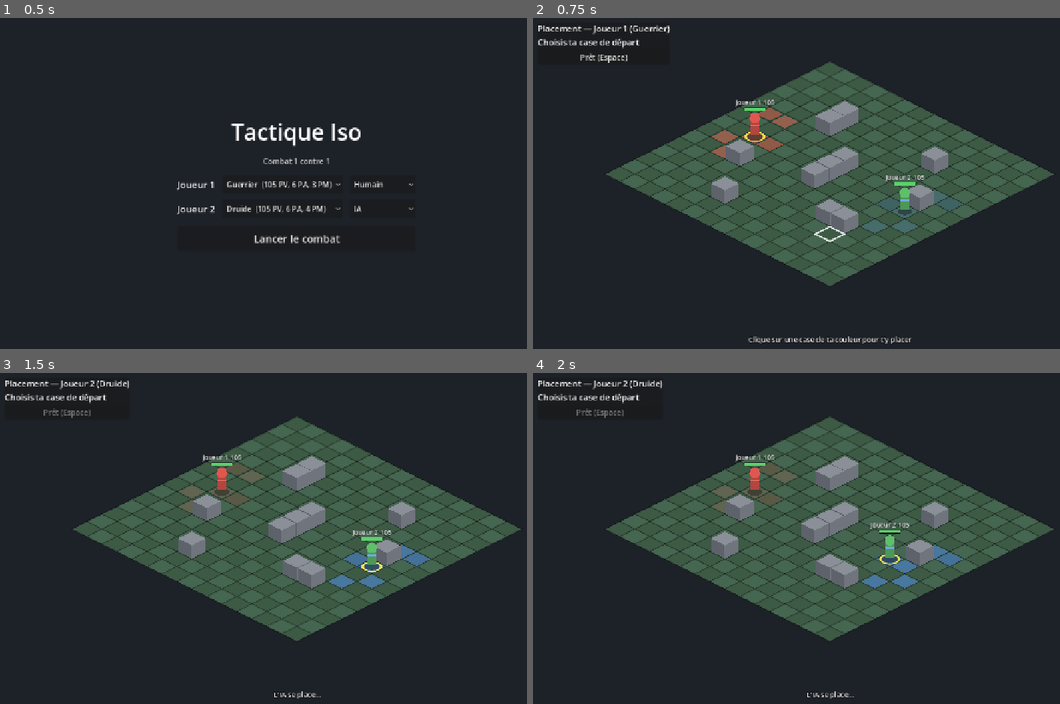
Above: before the commit, frames 1-4 (two rows, left to right).
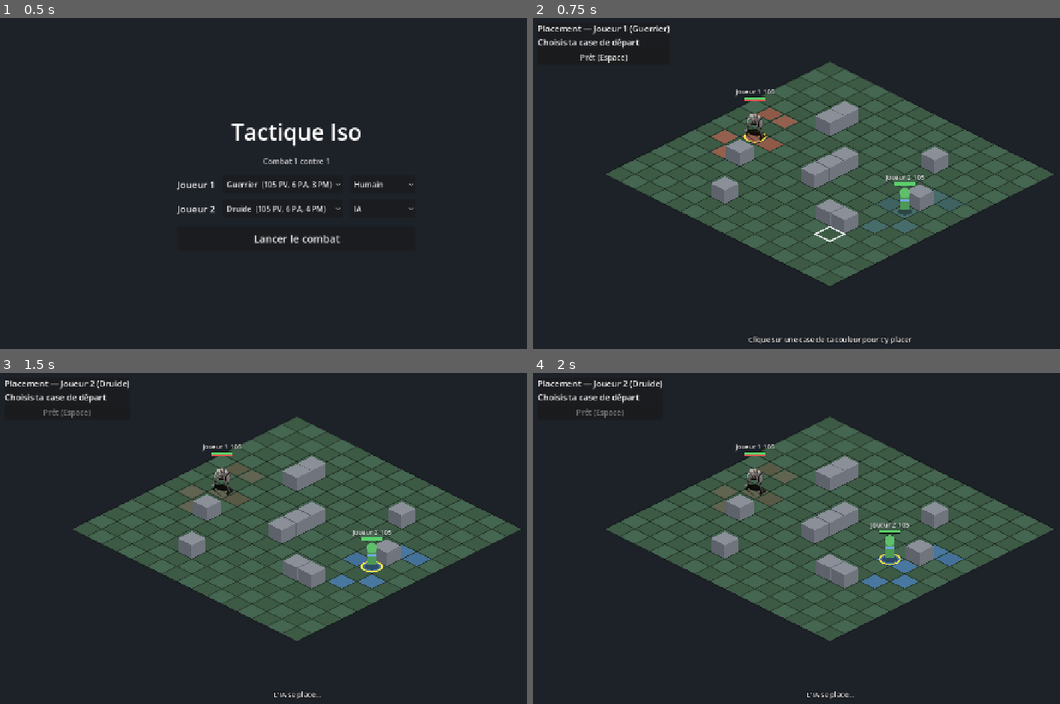
Above: after the commit, the same moments.

Repository: GuenotF/Dingus
Game: Godot game, scene res://scenes/menu.tscn
The game is run twice, just before and just after one commit, with the same random seed, the same clock (stepped at 60 frames per second) and the same inputs.
Inputs:
- Up to frame 1 (0.5 s): no input
- Up to frame 2 (0.75 s): click "Lancer le combat" at 0.5 s
- Up to frame 3 (1.5 s): click "Prêt (Espace)" at 1.25 s
- Up to frame 4 (2 s): no input

Frame 1 is identical in both runs. In frame 2, 0.5% of the frame differs, in the area x 38-46%, y 21-38%; in frame 3, 0.5%; in frame 4, 0.5%, in the area x 38-70%, y 21-58%.

Commit message:
Guerrier animé avec le pack 2D HD Character Knight
- CharacterSprites / CharacterAnimation : planches à 8 directions,
  4 utilisées sur la grille iso, réglables dans l'inspecteur
- FighterView : sprite animé (attente, marche, coup reçu, mort),
  orientation vers la cible, animation propre à chaque sort
  (Coup d'épée, Charge en salto, Repousser au pied, Cri)
- Chiffres de dégâts au-dessus du nom
- Images en Git classique (4 Mo) au lieu de Git LFS

Co-Authored-By: Claude Opus 5.5 <noreply@anthropic.com>
Claude-Session: https://claude.ai/code/session_016TqoMGpG5jku75qaKDTUnG

Diff:
--- a/data/classes/guerrier.tres
+++ b/data/classes/guerrier.tres
@@ -6,6 +6,7 @@
 [ext_resource type="Resource" path="res://data/spells/guerrier_charge.tres" id="4_5ov2b"]
 [ext_resource type="Resource" path="res://data/spells/guerrier_repousser.tres" id="5_sjibn"]
 [ext_resource type="Resource" path="res://data/spells/guerrier_cri.tres" id="6_hs0jc"]
+[ext_resource type="Resource" path="res://data/sprites/knight.tres" id="7_lqkkp"]
 
 [resource]
 script = ExtResource("1_agf2w")
@@ -13,3 +14,4 @@
 color = Color(0.8784314, 0.34117648, 0.30980393, 1)
 max_hp = 105
 spells = Array[ExtResource("2_lqkkp")]([ExtResource("3_cgr3x"), ExtResource("4_5ov2b"), ExtResource("5_sjibn"), ExtResource("6_hs0jc")])
+sprites = ExtResource("7_lqkkp")
--- a/data/spells/guerrier_charge.tres
+++ b/data/spells/guerrier_charge.tres
@@ -13,6 +13,7 @@
 script = ExtResource("2_6x3r5")
 spell_name = "Charge"
 pa_cost = 2
+animation = "jump"
 range_min = 2
 range_max = 3
 line_only = true
--- a/data/spells/guerrier_coup_epee.tres
+++ b/data/spells/guerrier_coup_epee.tres
@@ -11,4 +11,5 @@
 [resource]
 script = ExtResource("2_jiojc")
 spell_name = "Coup d'épée"
+animation = "melee"
 effects = Array[ExtResource("1_jvyc3")]([SubResource("Resource_s7mkm")])
--- a/data/spells/guerrier_repousser.tres
+++ b/data/spells/guerrier_repousser.tres
@@ -16,6 +16,7 @@
 [resource]
 script = ExtResource("2_ap341")
 spell_name = "Repousser"
+animation = "kick"
 target_rule = 2
 effects = Array[ExtResource("1_jm5op")]([SubResource("Resource_2wkwi"), SubResource("Resource_1qrl8")])
 casts_per_turn = 1
--- /dev/null
+++ b/data/sprites/knight.tres
@@ -0,0 +1,64 @@
+[gd_resource type="Resource" script_class="CharacterSprites" load_steps=19 format=3]
+
+[ext_resource type="Script" path="res://scripts/view/character_animation.gd" id="1_g1m66"]
+[ext_resource type="Texture2D" path="res://assets/characters/knight/idle.png" id="2_657wq"]
+[ext_resource type="Texture2D" path="res://assets/characters/knight/walk.png" id="3_gu6yt"]
+[ext_resource type="Texture2D" path="res://assets/characters/knight/take_damage.png" id="4_jv5sw"]
+[ext_resource type="Texture2D" path="res://assets/characters/knight/die.png" id="5_g8jhm"]
+[ext_resource type="Texture2D" path="res://assets/characters/knight/melee.png" id="6_m503u"]
+[ext_resource type="Texture2D" path="res://assets/characters/knight/kick.png" id="7_rd6sa"]
+[ext_resource type="Texture2D" path="res://assets/characters/knight/front_flip.png" id="8_stbfs"]
+[ext_resource type="Texture2D" path="res://assets/characters/knight/cast_spell.png" id="9_u7rb1"]
+[ext_resource type="Script" path="res://scripts/view/character_sprites.gd" id="10_4ey2i"]
+
+[sub_resource type="Resource" id="Resource_wqhbv"]
+script = ExtResource("1_g1m66")
+texture = ExtResource("2_657wq")
+fps = 12.0
+loop = true
+
+[sub_resource type="Resource" id="Resource_vx3fw"]
+script = ExtResource("1_g1m66")
+name = "walk"
+texture = ExtResource("3_gu6yt")
+fps = 20.0
+loop = true
+
+[sub_resource type="Resource" id="Resource_dkssb"]
+script = ExtResource("1_g1m66")
+name = "hit"
+texture = ExtResource("4_jv5sw")
+fps = 24.0
+
+[sub_resource type="Resource" id="Resource_m681c"]
+script = ExtResource("1_g1m66")
+name = "die"
+texture = ExtResource("5_g8jhm")
+
+[sub_resource type="Resource" id="Resource_kkx1n"]
+script = ExtResource("1_g1m66")
+name = "melee"
+texture = ExtResource("6_m503u")
+fps = 30.0
+
+[sub_resource type="Resource" id="Resource_nqvoq"]
+script = ExtResource("1_g1m66")
+name = "kick"
+texture = ExtResource("7_rd6sa")
+fps = 30.0
+
+[sub_resource type="Resource" id="Resource_gqsl0"]
+script = ExtResource("1_g1m66")
+name = "jump"
+texture = ExtResource("8_stbfs")
+fps = 32.0
+
+[sub_resource type="Resource" id="Resource_34tf2"]
+script = ExtResource("1_g1m66")
+name = "cast"
+texture = ExtResource("9_u7rb1")
+fps = 24.0
+
+[resource]
+script = ExtResource("10_4ey2i")
+animations = Array[ExtResource("1_g1m66")]([SubResource("Resource_wqhbv"), SubResource("Resource_vx3fw"), SubResource("Resource_dkssb"), SubResource("Resource_m681c"), SubResource("Resource_kkx1n"), SubResource("Resource_nqvoq"), SubResource("Resource_gqsl0"), SubResource("Resource_34tf2")])
--- a/scripts/core/class_data.gd
+++ b/scripts/core/class_data.gd
@@ -10,3 +10,6 @@
 ## Distance à l'ennemi que l'IA cherche à garder (1 = corps à corps).
 @export_range(1, 10) var preferred_range: int = 1
 @export var spells: Array[SpellData] = []
+## Graphismes animés (optionnel). Sans eux, le pion temporaire est dessiné.
+## Type Resource pour que core/ ne dépende pas du code d'affichage (CharacterSprites).
+@export var sprites: Resource
--- a/scripts/core/spell_data.gd
+++ b/scripts/core/spell_data.gd
@@ -12,6 +12,8 @@
 
 @export var spell_name: String = "Sort"
 @export_range(0, 12) var pa_cost: int = 3
+## Animation jouée par le lanceur (si sa classe a des sprites) : melee, kick, jump, cast...
+@export var animation: String = "cast"
 @export_group("Portée")
 @export_range(0, 20) var range_min: int = 1
 @export_range(0, 20) var range_max: int = 1
--- a/scripts/main.gd
+++ b/scripts/main.gd
@@ -316,7 +316,8 @@
 	_set_busy(false)
 
 
-func _on_spell_cast(_caster: Fighter, _spell: SpellData, _target: Vector2i, cells: Array[Vector2i]) -> void:
+func _on_spell_cast(caster: Fighter, spell: SpellData, target: Vector2i, cells: Array[Vector2i]) -> void:
+	fighter_views[caster.id].play_cast(spell.animation, target)
 	board.flash(cells)
 	_set_busy(true)
 	await get_tree().create_timer(0.5).timeout
@@ -327,13 +328,13 @@
 	var view: FighterView = fighter_views[fighter.id]
 	var caster := state.active_fighter()
 	view.play_hit(Iso.cell_to_world(caster.cell) if caster != fighter else view.position + Vector2(0, -1))
-	FloatingText.spawn(self, view.position, "-%d" % amount, Color("ff6b5b"))
+	FloatingText.spawn(self, view.text_anchor(), "-%d" % amount, Color("ff6b5b"))
 
 
 func _on_fighter_healed(fighter: Fighter, amount: int) -> void:
 	var view: FighterView = fighter_views[fighter.id]
 	view.play_heal()
-	FloatingText.spawn(self, view.position, "+%d" % amount, Color("6be07a"))
+	FloatingText.spawn(self, view.text_anchor(), "+%d" % amount, Color("6be07a"))
 
 
 func _on_fighter_displaced(fighter: Fighter, _from: Vector2i, to: Vector2i) -> void:
--- /dev/null
+++ b/scripts/view/character_animation.gd
@@ -0,0 +1,10 @@
+class_name CharacterAnimation
+extends Resource
+## Une animation d'un personnage : une planche où chaque ligne est une direction
+## et chaque colonne une image.
+
+## Nom utilisé par le jeu : idle, walk, hit, die, ou le nom donné dans un sort (melee, kick...).
+@export var name: String = "idle"
+@export var texture: Texture2D
+@export var fps: float = 15.0
+@export var loop: bool = false
--- /dev/null
+++ b/scripts/view/character_sprites.gd
@@ -0,0 +1,81 @@
+class_name CharacterSprites
+extends Resource
+## Graphismes animés d'un personnage (data/sprites/*.tres).
+## Chaque planche : `frames_per_row` images par ligne, une ligne par direction.
+## Seules 4 directions servent sur la grille isométrique (ses diagonales à l'écran).
+
+@export var frame_size: Vector2i = Vector2i(128, 128)
+@export var frames_per_row: int = 15
+@export_group("Ligne de la planche pour chaque direction")
+## Case suivante en x+ (vers le bas à droite de l'écran).
+@export var row_down_right: int = 1
+## Case suivante en y+ (vers le bas à gauche).
+@export var row_down_left: int = 3
+## Case suivante en x- (vers le haut à gauche).
+@export var row_up_left: int = 5
+## Case suivante en y- (vers le haut à droite).
+@export var row_up_right: int = 7
+@export_group("Placement")
+## Position des pieds dans une image (en pixels depuis le coin haut gauche).
+@export var feet_position: Vector2 = Vector2(64, 100)
+## Hauteur du personnage au-dessus des pieds (pour placer le nom et la barre de PV).
+@export var height: float = 74.0
+@export var scale: float = 1.0
+@export_group("")
+@export var animations: Array[CharacterAnimation] = []
+
+const DIRECTIONS := {
+	Vector2i(1, 0): "dr",
+	Vector2i(0, 1): "dl",
+	Vector2i(-1, 0): "ul",
+	Vector2i(0, -1): "ur",
+}
+
+var _cache: SpriteFrames
+
+
+static func animation_key(anim_name: String, dir: Vector2i) -> String:
+	return "%s_%s" % [anim_name, DIRECTIONS.get(dir, "dr")]
+
+
+func has_animation(anim_name: String) -> bool:
+	for a in animations:
+		if a.name == anim_name:
+			return true
+	return false
+
+
+func row_for(dir: Vector2i) -> int:
+	match dir:
+		Vector2i(1, 0):
+			return row_down_right
+		Vector2i(0, 1):
+			return row_down_left
+		Vector2i(-1, 0):
+			return row_up_left
+		_:
+			return row_up_right
+
+
+## Construit (une seule fois) les SpriteFrames : une animation par nom et par direction.
+func sprite_frames() -> SpriteFrames:
+	if _cache:
+		return _cache
+	var frames := SpriteFrames.new()
+	frames.remove_animation("default")
+	for anim in animations:
+		if anim.texture == null:
+			continue
+		for dir in DIRECTIONS:
+			var key := animation_key(anim.name, dir)
+			frames.add_animation(key)
+			frames.set_animation_speed(key, anim.fps)
+			frames.set_animation_loop(key, anim.loop)
+			var row := row_for(dir)
+			for col in frames_per_row:
+				var atlas := AtlasTexture.new()
+				atlas.atlas = anim.texture
+				atlas.region = Rect2(col * frame_size.x, row * frame_size.y, frame_size.x, frame_size.y)
+				frames.add_frame(key, atlas)
+	_cache = frames
+	return frames
--- a/scripts/view/fighter_view.gd
+++ b/scripts/view/fighter_view.gd
@@ -1,21 +1,28 @@
 class_name FighterView
 extends Node2D
-## Pion temporaire : ombre, corps à la couleur de la classe, nom, PV et statuts.
-## Origine = centre de la case.
+## Affichage d'un combattant : sprite animé si sa classe en a un (CharacterSprites),
+## sinon pion temporaire dessiné en code. Plus le nom, la barre de PV et les statuts.
+## Origine = centre de la case (là où sont les pieds).
 
 signal move_finished
 
 const FALLBACK_COLORS: Array[Color] = [Color("e0574f"), Color("4f8fe0")]
 const STEP_DURATION := 0.18
 const BAR_SIZE := Vector2(44, 6)
+const PAWN_HEIGHT := 51.0
 
 var fighter: Fighter
 var is_active := false:
 	set(value):
 		is_active = value
 		queue_redraw()
+## Direction de la grille vers laquelle le personnage regarde.
+var facing := Vector2i(1, 0)
 
 var _body := Node2D.new() # partie animée (recul, clignotement)
+var _sprite: AnimatedSprite2D
+var _sprites: CharacterSprites
+var _dead := false
 
 
 func setup(p_fighter: Fighter) -> void:
@@ -23,12 +30,41 @@
 	position = Iso.cell_to_world(fighter.cell)
 	_body.draw.connect(_draw_body)
 	add_child(_body)
+	if fighter.class_data and fighter.class_data.sprites is CharacterSprites:
+		_sprites = fighter.class_data.sprites
+		_sprite = AnimatedSprite2D.new()
+		_sprite.sprite_frames = _sprites.sprite_frames()
+		_sprite.centered = false
+		_sprite.scale = Vector2.ONE * _sprites.scale
+		_sprite.position = -_sprites.feet_position * _sprites.scale
+		_sprite.animation_finished.connect(_on_animation_finished)
+		_body.add_child(_sprite)
+		# Le texte doit passer devant le sprite : on le dessine dans un calque au-dessus.
+		var labels := Node2D.new()
+		labels.name = "Labels"
+		labels.draw.connect(_draw_labels.bind(labels))
+		_body.add_child(labels)
+	# Au départ, chaque équipe regarde vers l'autre côté de la carte.
+	facing = Vector2i(1, 0) if fighter.team == 0 else Vector2i(-1, 0)
+	play_anim("idle")
 	refresh()
 
 
 func refresh() -> void:
 	queue_redraw()
 	_body.queue_redraw()
+	if _sprite:
+		_body.get_node("Labels").queue_redraw()
+
+
+func has_sprite() -> bool:
+	return _sprite != null
+
+
+## Point de départ des chiffres de dégâts / soins : au-dessus du nom et des statuts.
+func text_anchor() -> Vector2:
+	var top := _sprites.height * _sprites.scale if _sprites else PAWN_HEIGHT
+	return position + Vector2(0, -top - 40 - 18 * fighter.statuses.size())
 
 
 func body_color() -> Color:
@@ -37,6 +73,32 @@
 	return FALLBACK_COLORS[fighter.team % FALLBACK_COLORS.size()]
 
 
+# --- Orientation et animations ---------------------------------------------------
+
+## Tourne le personnage vers une case (axe dominant, comme sur la grille).
+func face_cell(cell: Vector2i) -> void:
+	var dir := CombatState.push_direction(fighter.cell, cell)
+	if dir != Vector2i.ZERO:
+		facing = dir
+
+
+## Joue une animation dans la direction actuelle. Une animation non bouclée
+## revient ensuite à « idle ». Sans sprite ou sans cette animation : ne fait rien.
+func play_anim(anim_name: String) -> void:
+	if _sprite == null or (_dead and anim_name != "die"):
+		return
+	if not _sprites.has_animation(anim_name):
+		anim_name = "idle"
+	var key := CharacterSprites.animation_key(anim_name, facing)
+	if _sprite.sprite_frames.has_animation(key):
+		_sprite.play(key)
+
+
+func _on_animation_finished() -> void:
+	if not _dead:
+		play_anim("idle")
+
+
 ## Replace instantanément le pion sur sa case (placement).
 func snap() -> void:
 	position = Iso.cell_to_world(fighter.cell)
@@ -45,9 +107,22 @@
 ## Anime le déplacement case par case le long du chemin.
 func play_move(path: Array[Vector2i]) -> void:
 	var tween := create_tween()
+	var previous := Iso.world_to_cell(position)
 	for cell in path:
+		var dir := cell - previous
+		previous = cell
+		tween.tween_callback(func() -> void:
+			facing = dir
+			play_anim("walk"))
 		tween.tween_property(self, "position", Iso.cell_to_world(cell), STEP_DURATION)
+	tween.tween_callback(func() -> void: play_anim("idle"))
 	tween.finished.connect(func() -> void: move_finished.emit())
+
+
+## Le lanceur se tourne vers sa cible et joue l'animation du sort.
+func play_cast(anim_name: String, target: Vector2i) -> void:
+	face_cell(target)
+	play_anim(anim_name)
 
 
 ## Glissement direct (poussée, attraction, bond).
@@ -55,16 +130,24 @@
 	var tween := create_tween()
 	var target := Iso.cell_to_world(to_cell)
 	if is_jump:
-		tween.tween_property(self, "position", target, 0.3).set_trans(Tween.TRANS_QUAD)
-		tween.parallel().tween_property(_body, "position:y", -24.0, 0.15).set_ease(Tween.EASE_OUT)
-		tween.parallel().tween_property(_body, "position:y", 0.0, 0.15).set_ease(Tween.EASE_IN).set_delay(0.15)
+		var dir := CombatState.push_direction(Iso.world_to_cell(position), to_cell)
+		if dir != Vector2i.ZERO:
+			facing = dir
+		play_anim("jump")
+		tween.tween_property(self, "position", target, 0.45).set_trans(Tween.TRANS_QUAD)
+		if _sprite == null: # le pion temporaire saute « à la main »
+			tween.parallel().tween_property(_body, "position:y", -24.0, 0.22).set_ease(Tween.EASE_OUT)
+			tween.parallel().tween_property(_body, "position:y", 0.0, 0.22).set_ease(Tween.EASE_IN).set_delay(0.22)
 	else:
+		play_anim("hit")
 		tween.tween_property(self, "position", target, 0.22).set_ease(Tween.EASE_OUT).set_trans(Tween.TRANS_CUBIC)
 
 
-## Petit recul et clignotement rouge quand le pion est touché.
+## Recul, clignotement rouge et animation de coup reçu.
 func play_hit(from_world: Vector2) -> void:
 	refresh()
+	if fighter.is_alive():
+		play_anim("hit")
 	var away := (position - from_world).normalized() * 8.0
 	if away == Vector2.ZERO:
 		away = Vector2(0, -6)
@@ -83,55 +166,76 @@
 
 
 func play_death() -> void:
-	var tween := create_tween()
-	tween.tween_interval(0.3)
-	tween.tween_property(self, "modulate:a", 0.0, 0.5)
+	_dead = true
+	var tween := create_tween()
+	if _sprite:
+		play_anim("die")
+		tween.tween_interval(1.6) # on laisse l'animation se jouer
+	else:
+		tween.tween_interval(0.3)
+	tween.tween_property(self, "modulate:a", 0.0, 0.6)
 	tween.tween_callback(hide)
 
 
+# --- Dessin ------------------------------------------------------------------
+
 func _draw() -> void:
-	# Ombre et anneau du joueur actif : ne bougent pas avec le corps
+	# Ombre et anneau du joueur actif : ne bougent pas avec le corps.
+	# Les sprites ont déjà leur ombre.
 	if fighter == null:
 		return
 	draw_set_transform(Vector2.ZERO, 0.0, Vector2(1.0, 0.5))
-	draw_circle(Vector2.ZERO, 16.0, Color(0, 0, 0, 0.35))
+	if _sprite == null:
+		draw_circle(Vector2.ZERO, 16.0, Color(0, 0, 0, 0.35))
 	if is_active:
-		draw_arc(Vector2.ZERO, 20.0, 0.0, TAU, 32, Color(1, 0.9, 0.3), 3.0, true)
+		draw_arc(Vector2.ZERO, 22.0, 0.0, TAU, 32, Color(1, 0.9, 0.3), 3.0, true)
 	draw_set_transform(Vector2.ZERO)
 
 
 func _draw_body() -> void:
 	if fighter == null:
 		return
-	var color := body_color()
-	_body.draw_rect(Rect2(-10, -34, 20, 30), color.darkened(0.2))
-	_body.draw_circle(Vector2(0, -40), 11.0, color)
-	# Liseré d'équipe sous la tête, pour distinguer deux pions de même classe
+	if _sprite == null:
+		var color := body_color()
+		_body.draw_rect(Rect2(-10, -34, 20, 30), color.darkened(0.2))
+		_body.draw_circle(Vector2(0, -40), 11.0, color)
+		# Liseré d'équipe sous la tête, pour distinguer deux pions de même classe
+		var team_color := FALLBACK_COLORS[fighter.team % FALLBACK_COLORS.size()]
+		_body.draw_rect(Rect2(-10, -26, 20, 4), team_color.lightened(0.2))
+		_draw_labels(_body)
+
+
+## Nom, barre de PV et statuts, au-dessus de la tête.
+func _draw_labels(canvas: CanvasItem) -> void:
+	if fighter == null:
+		return
+	var top := -(_sprites.height * _sprites.scale if _sprites else PAWN_HEIGHT)
+	var font := ThemeDB.fallback_font
+
+	# Liseré d'équipe sous la barre de PV (utile quand deux joueurs ont la même classe)
 	var team_color := FALLBACK_COLORS[fighter.team % FALLBACK_COLORS.size()]
-	_body.draw_rect(Rect2(-10, -26, 20, 4), team_color.lightened(0.2))
-
-	# Barre de PV
-	var bar_pos := Vector2(-BAR_SIZE.x * 0.5, -62)
+	var bar_pos := Vector2(-BAR_SIZE.x * 0.5, top - 11)
 	var ratio := float(fighter.hp) / float(fighter.max_hp)
-	_body.draw_rect(Rect2(bar_pos - Vector2(1, 1), BAR_SIZE + Vector2(2, 2)), Color(0, 0, 0, 0.7))
+	canvas.draw_rect(Rect2(bar_pos - Vector2(1, 1), BAR_SIZE + Vector2(2, 2)), Color(0, 0, 0, 0.7))
 	var bar_color := Color("5bd16a") if ratio > 0.5 else (Color("e8c547") if ratio > 0.25 else Color("e0574f"))
-	_body.draw_rect(Rect2(bar_pos, Vector2(BAR_SIZE.x * ratio, BAR_SIZE.y)), bar_color)
-
-	var font := ThemeDB.fallback_font
+	canvas.draw_rect(Rect2(bar_pos, Vector2(BAR_SIZE.x * ratio, BAR_SIZE.y)), bar_color)
+	if _sprite:
+		canvas.draw_rect(Rect2(bar_pos + Vector2(0, BAR_SIZE.y + 1), Vector2(BAR_SIZE.x, 2)), team_color)
+
 	# Nom + PV
 	var label := "%s  %d" % [fighter.display_name, fighter.hp]
 	var size := font.get_string_size(label, HORIZONTAL_ALIGNMENT_LEFT, -1, 13)
-	_body.draw_string_outline(font, Vector2(-size.x * 0.5, -68), label, HORIZONTAL_ALIGNMENT_LEFT, -1, 13, 3, Color(0, 0, 0, 0.8))
-	_body.draw_string(font, Vector2(-size.x * 0.5, -68), label, HORIZONTAL_ALIGNMENT_LEFT, -1, 13, Color.WHITE)
-
-	# Statuts (bonus en vert, malus en orange) au-dessus du nom, pour ne jamais être
-	# cachés par un bloc placé devant le pion.
-	var y := -86.0
+	var name_pos := Vector2(-size.x * 0.5, top - 17)
+	canvas.draw_string_outline(font, name_pos, label, HORIZONTAL_ALIGNMENT_LEFT, -1, 13, 3, Color(0, 0, 0, 0.8))
+	canvas.draw_string(font, name_pos, label, HORIZONTAL_ALIGNMENT_LEFT, -1, 13, Color.WHITE)
+
+	# Statuts (bonus en vert, malus en orange) au-dessus du nom
+	var y := top - 35
 	for s in fighter.statuses:
 		var text := s.label()
 		var tsize := font.get_string_size(text, HORIZONTAL_ALIGNMENT_LEFT, -1, 12)
 		var col := Color("7be08a") if s.amount > 0 else Color("ffab5c")
 		var rect := Rect2(Vector2(-tsize.x * 0.5 - 4, y - 12), Vector2(tsize.x + 8, 16))
-		_body.draw_rect(rect, Color(0, 0, 0, 0.7))
-		_body.draw_string(font, Vector2(-tsize.x * 0.5, y), text, HORIZONTAL_ALIGNMENT_LEFT, -1, 12, col)
+		canvas.draw_rect(rect, Color(0, 0, 0, 0.7))
+		canvas.draw_string(font, Vector2(-tsize.x * 0.5, y), text, HORIZONTAL_ALIGNMENT_LEFT, -1, 12, col)
 		y -= 18.0
--- a/scripts/view/floating_text.gd
+++ b/scripts/view/floating_text.gd
@@ -6,11 +6,12 @@
 var color := Color.WHITE
 
 
+## `world_pos` : point de départ (au-dessus de la tête, voir FighterView.text_anchor).
 static func spawn(parent: Node, world_pos: Vector2, p_text: String, p_color: Color) -> void:
 	var ft := FloatingText.new()
 	ft.text = p_text
 	ft.color = p_color
-	ft.position = world_pos + Vector2(0, -80)
+	ft.position = world_pos
 	ft.z_index = 100
 	parent.add_child(ft)
 	var tween := ft.create_tween()
Binary file added: assets/characters/knight/cast_spell.png
Not shown, added: assets/characters/knight/cast_spell.png.import
Binary file added: assets/characters/knight/die.png
Not shown, added: assets/characters/knight/die.png.import
Binary file added: assets/characters/knight/front_flip.png
Not shown, added: assets/characters/knight/front_flip.png.import
Binary file added: assets/characters/knight/idle.png
Not shown, added: assets/characters/knight/idle.png.import
Binary file added: assets/characters/knight/kick.png
Not shown, added: assets/characters/knight/kick.png.import
Binary file added: assets/characters/knight/melee.png
Not shown, added: assets/characters/knight/melee.png.import
(and 7 more such lines)
